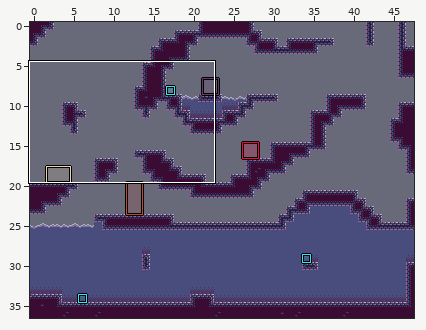
Two states of a LDtk project, docs/map/map-easy.ldtk. Above, an overview of the earlier version with the close-up marked.
Close-up. Before the commit:
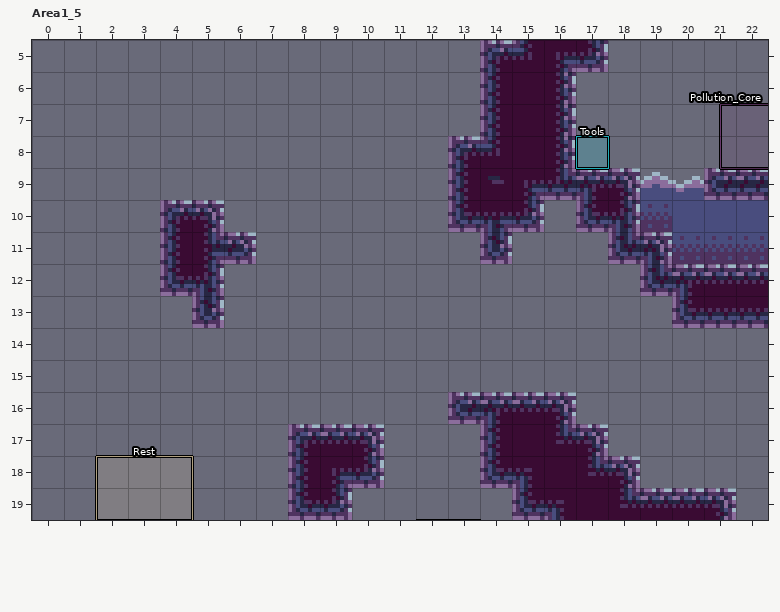
Cells are 8x8 px. Shown: Area1_5 x 0..22, y 5..19.
The same view after the edit:
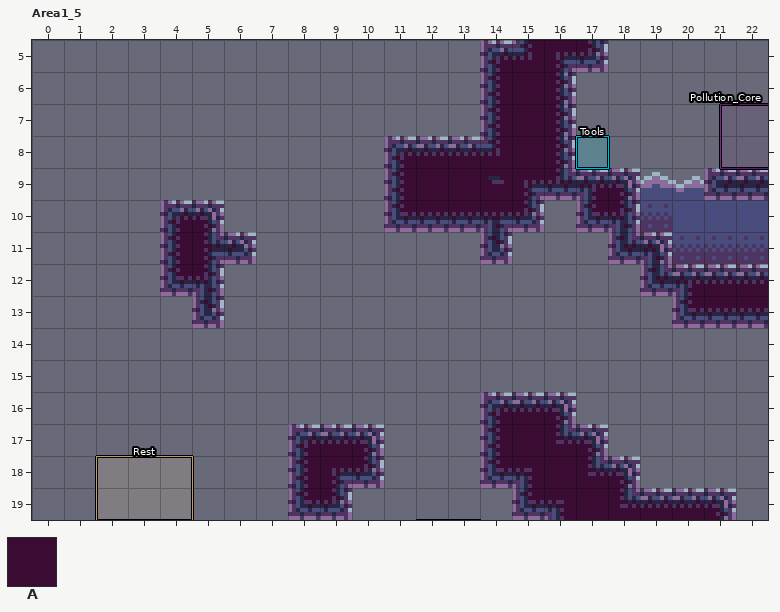
Key: from "Collisions": A 1 "ground".
_ is an empty cell.
Log entry: change easy map details, change gravity settings
Edits made:
Layer "Collisions":
Tile A is added in rows 8 to 10 at x 11 to 12.
Tile A is gone in row 16 at x 13.
